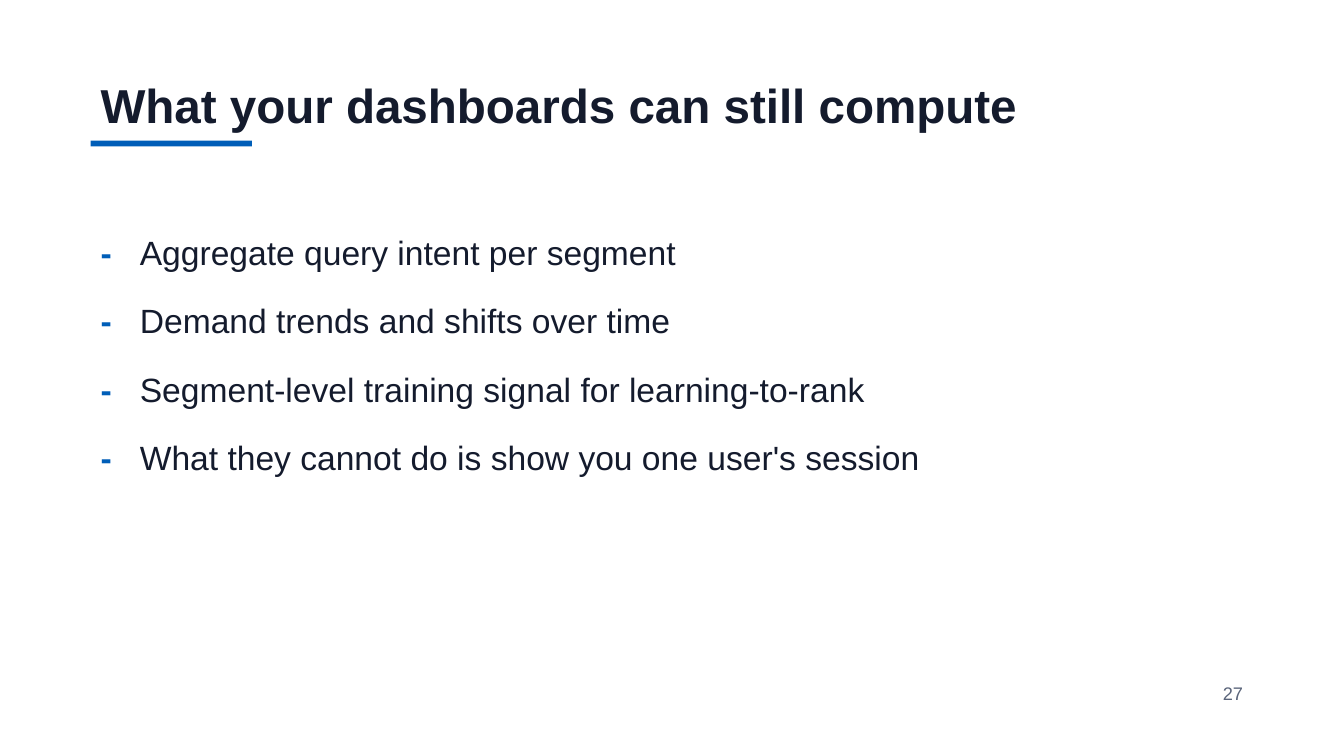
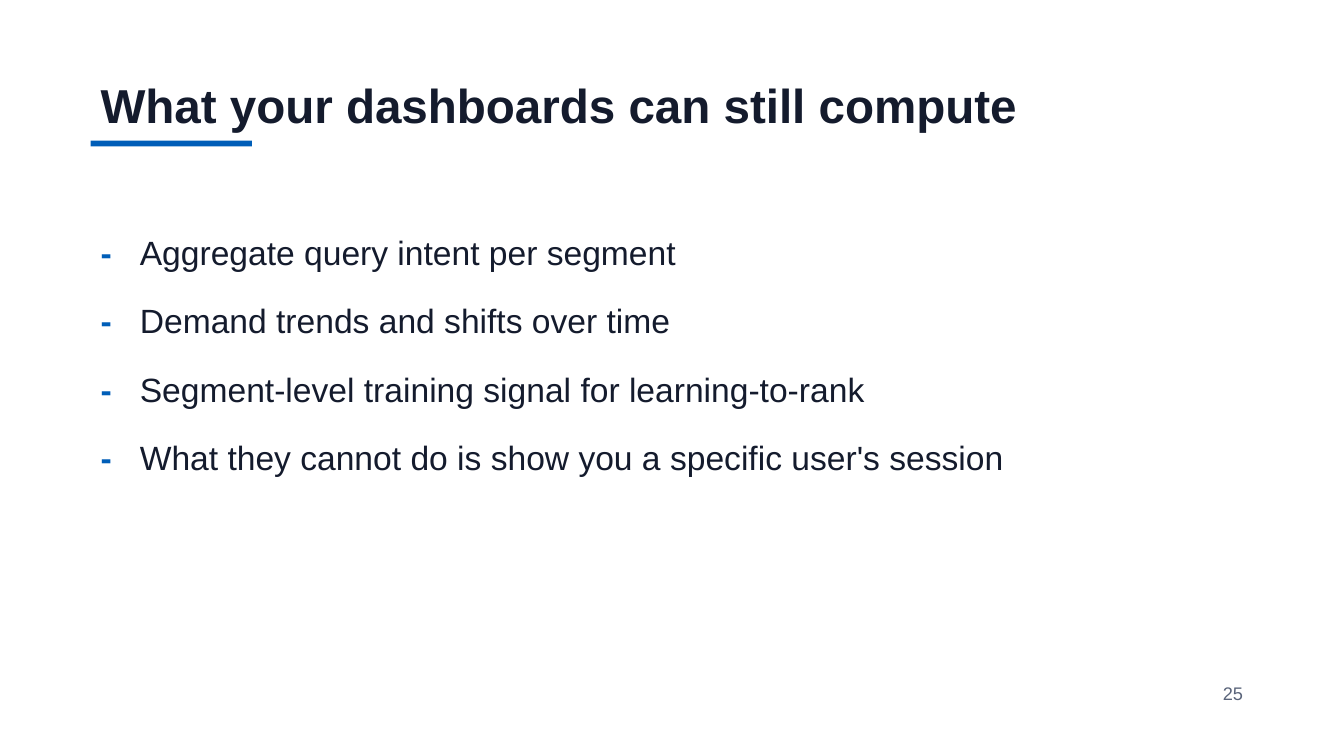
Before and after one commit to jzonthemtn/ldp-for-search, a slide deck: slide 25 of ldp_for_search_slides.pptx (slide 27 before the commit). Drawn at 1344x756 pixels with LibreOffice and Linux fonts; fonts in the diff are those of the drawing. Boxes give left, top, right and bottom in pixels: in the first picture for what was removed or moved away, otherwise in the second. Text is boxed around its words. In the diff, an @@ line names an element or a change of style, - is before the commit and + after.

```diff
--- a/ldp_for_search_slides.pptx
+++ b/ldp_for_search_slides.pptx
@@ text at box(140, 445, 1003, 477): text changed @@
-- What they cannot do is show you one user's session
+- What they cannot do is show you a specific user's session
@@ text at box(1223, 687, 1243, 700): text changed @@
-27
+25
```
Also in this commit, not shown: 10 other slides changed, 1 slide added, 3 slides removed, 5 other files.
